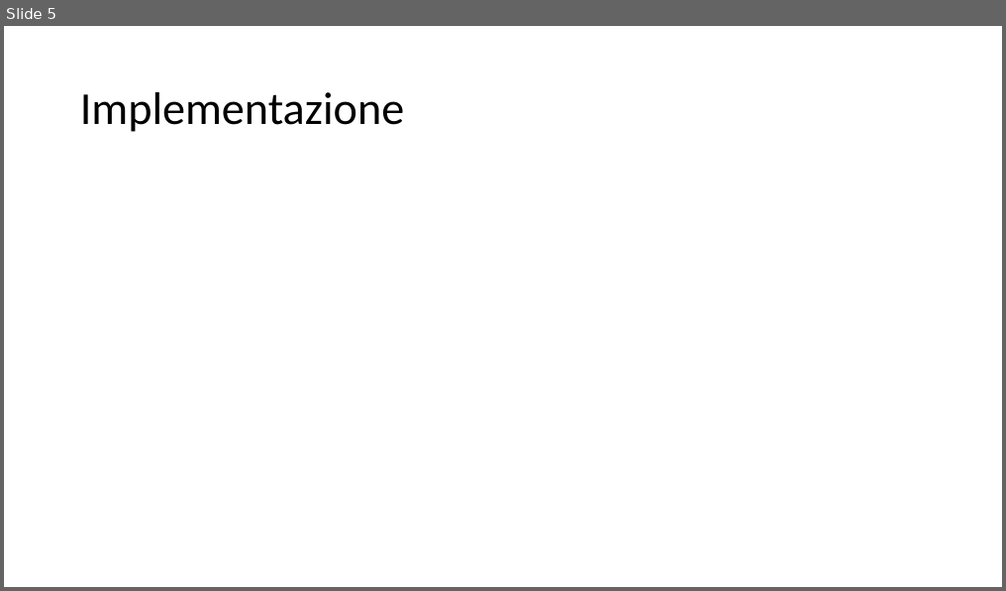
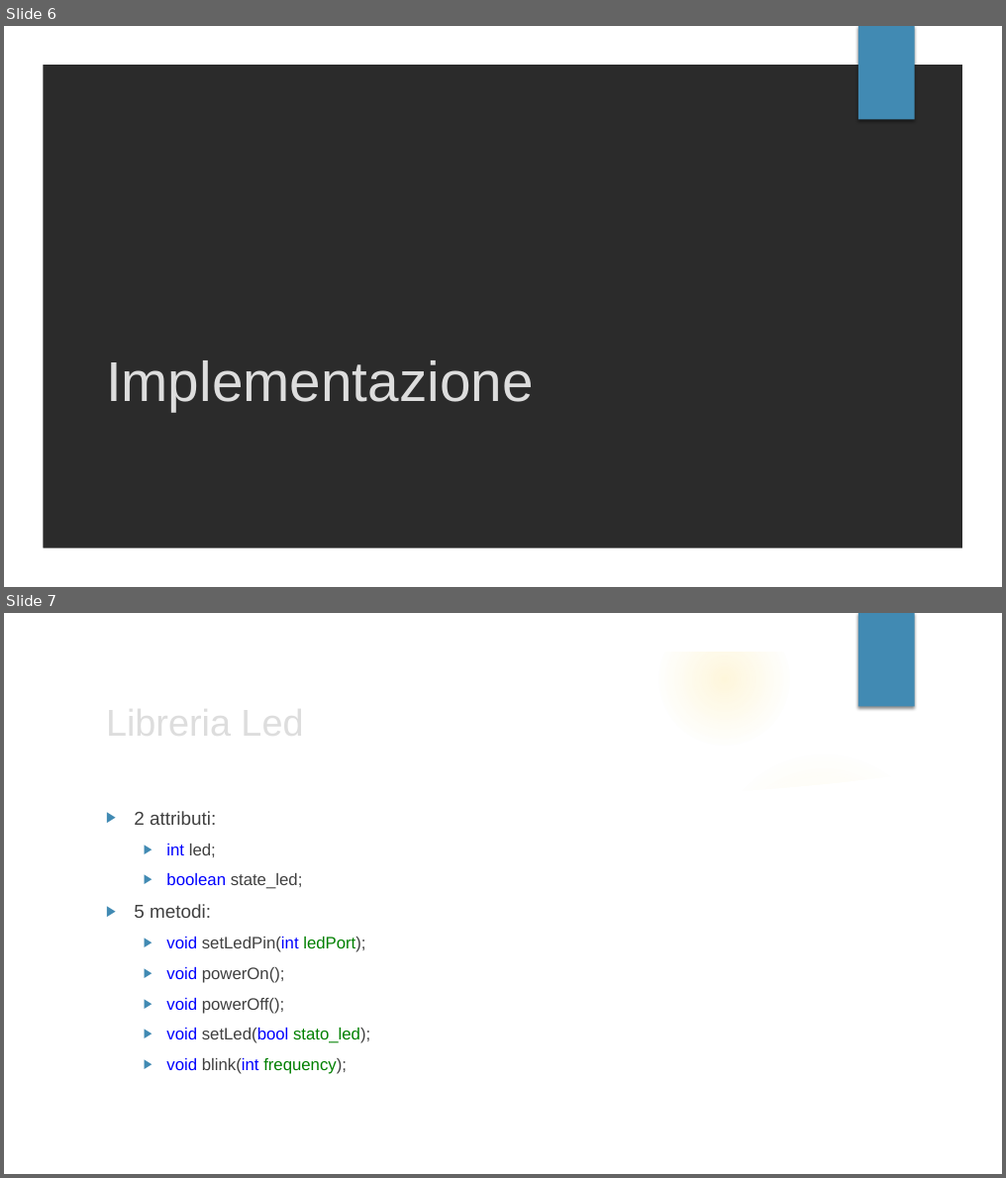
Before and after one commit to mattiaruberto/Progetto2, a slide deck: Presentazione/PROGETTO 2.pptx. Shown one above the other, each under a label of ours: slide 5 before the commit, slides 6 and 7 after it. The pictures are 1006x591 and 1006x1178 pixels, drawn with LibreOffice and Linux fonts; fonts in the diff are those of the drawing; background and template pictures are left out; a plain dark background stands for a picture behind light text. Boxes give left, top, right and bottom in pixels: in the first picture for what was removed or moved away, otherwise in the second. Text is boxed around its words. In the diff, an @@ line names an element or a change of style, - is before the commit and + after.

```diff
--- a/Presentazione/PROGETTO 2.pptx
+++ b/Presentazione/PROGETTO 2.pptx
@@ slide 7 added at [4,613,1002,1174], background picture (left out); not listed: 2 template elements that a slide beside it also shows @@
@@ group added at [4,614,971,1174]: 5 ellipses, 2 freeform shapes @@
@@ text added at [134,811,370,1074], 16 pt, text #404040 @@
+▶ 2 attributi:
+  ▶ int led;
+  ▶ boolean state_led;
+▶ 5 metodi:
+  ▶ void setLedPin(int ledPort);
+  ▶ void powerOn();
+  ▶ void powerOff();
+  ▶ void setLed(bool stato_led);
+  ▶ void blink(int frequency);
@@ title added at [189,844,216,858], 36 pt, text #DDDDDD @@
+Libreria Led
@@ what was slide 5 is now slide 6 @@
@@ slide 6 changed as well @@
@@ background #FFFFFF to picture (left out) @@
@@ freeform shape added at [4,26,1002,587], fill #FFFFFF @@
@@ rectangle added at [858,26,915,120], fill #418AB3 @@
@@ title "Implementazione": place and size @@
-title "Implementazione" at [80,92,404,132]
+title "Implementazione" at [106,361,534,412]
@@ title "Implementazione" at [106,361,534,412]: size 44 to 54 pt, font Calibri to Arial, text colour #000000 to #DDDDDD; line spacing 0.9 to 1; vertical alignment middle to bottom @@
```
Also in this commit, not shown: 4 other slides changed, 10 other slides added, 2 slides removed.
